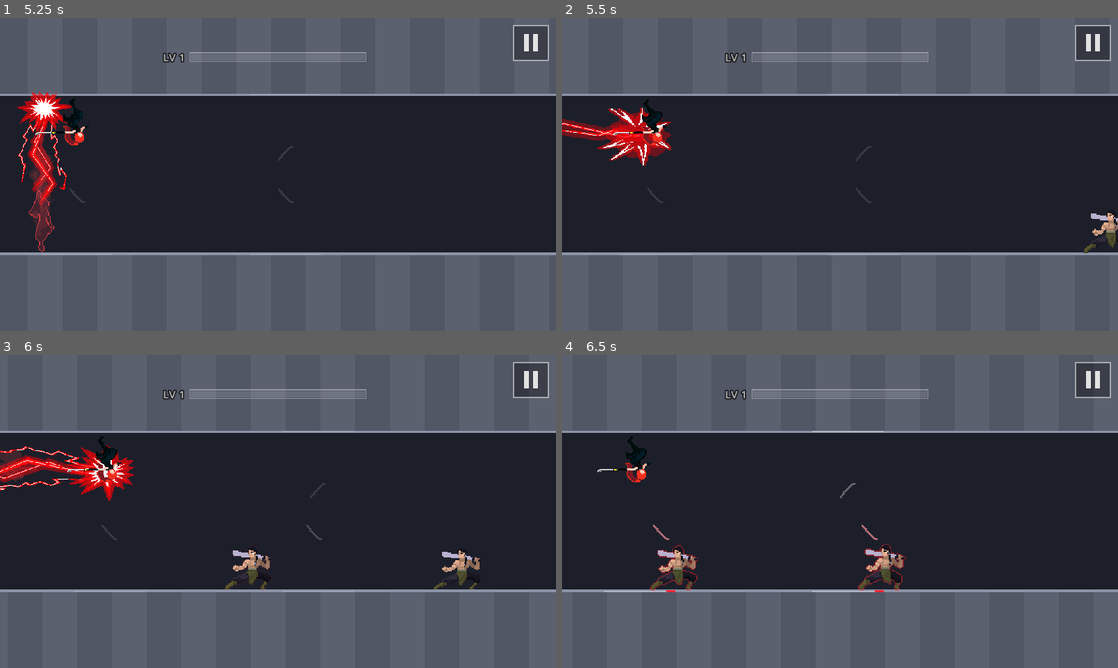
Above: before the commit, frames 1-4 (two rows, left to right).
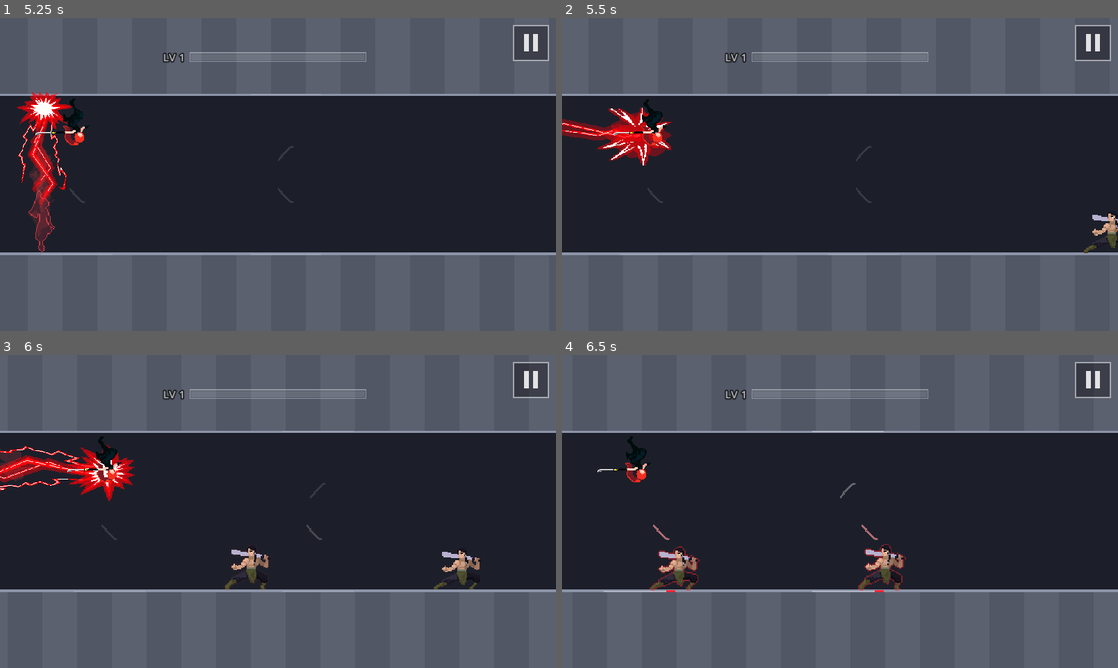
Above: after the commit, the same moments.

Repository: fredsbreads/game-off
Game: Godot game, scene res://scenes/main.tscn
The game is run twice, just before and just after one commit, with the same random seed, the same clock (stepped at 60 frames per second) and the same inputs. Sound files missing from this copy of the repository are replaced by a short silence.
Inputs (mouse positions are in pixels of both pictures, inside the frame that each line leads up to):
- Up to frame 1 (5.25 s): tap Enter at 0.5 s; move the mouse to (400, 158) at 0.52 s; hold K (tp_forward) 0.53-1.28 s; hold J (tp_vertical) 0.53-1.28 s; click (400, 158) at 0.67 s; move the mouse to (166, 190) at 1.27 s; tap Shift at 1.35 s; move the mouse to (333, 105) at 2.02 s; hold K (tp_forward) 2.03-3.53 s; tap N at 2.1, 4.35 s; move the mouse to (250, 237) at 2.77 s; tap J (tp_vertical) at 2.85 s; click (250, 237) at 2.92 s; move the mouse to (444, 221) at 3.52 s; hold Shift 3.53-4.28 s; move the mouse to (111, 127) at 4.27 s; move the mouse to (305, 174) at 5.02 s; hold J (tp_vertical) from 5.03 s (still down); click (305, 174) at 5.17 s
- Up to frame 2 (5.5 s): keep holding J (tp_vertical)
- Up to frame 3 (6 s): move the mouse to (194, 433) at 5.77 s; release J (tp_vertical) at 5.78 s; hold K (tp_forward) from 5.78 s (still down); tap Shift at 5.85 s
- Up to frame 4 (6.5 s): keep holding K (tp_forward)

Frame 1 is identical in both runs. In frame 2, 0.1% of the frame differs, in the area x 94-100%, y 61-75%; in frame 3, 0.2%; in frame 4, 0.4%, in the area x 16-60%, y 60-75%.

Commit message:
Level-up gap only from level 8 on; the knight swings his killing blow from a step away

Diff:
--- a/scripts/knight.gd
+++ b/scripts/knight.gd
@@ -23,7 +23,8 @@
 const K_DEATH_FPS := 14.0
 const K_ATTACK_FPS := 16.0
 const K_ATTACK_START := 2
-const KILL_SLASH_FRAME := 3         # "Attack2"'s big arc: held in the death freeze
+const KILL_SLASH_FRAME := 3
+const KILL_DISTANCE := 1.7          # tiles ahead of her he swings his killing blow from         # "Attack2"'s big arc: held in the death freeze
 const CLASH_FRAMES := [2, 3, 4, 5, 6]   # "Attack1" from the swing on
 const CLASH_TIME := 0.32            # seconds his clash swing (left where he was) plays
 const SLASH_OUTLINE := Color(0.35, 1.0, 0.45, 1.0)   # green outline while he swings
@@ -153,17 +154,18 @@
 ## Returns the spot he left (pixels, body centre).
 func pounce(her_x: float, her_row: int) -> Vector2:
 	var from := Vector2(tile_x * Rules.TILE, Rules.body_center_y(row))
-	tile_x = her_x + Rules.HIT_RADIUS * 0.9
 	row = her_row
-	_place()
-	slash()
+	slash(her_x)
 	return from
 
 
 ## The killing blow (she ran into him, or he teleported to her): "Attack2" on
 ## its big arc (that's what the death freeze holds), outlined green.
-func slash() -> void:
+func slash(her_x: float) -> void:
 	threat = false
+	# Far enough off that his arc lands on her rather than him standing in her.
+	tile_x = her_x + KILL_DISTANCE
+	_place()
 	if _sprite:
 		_sprite.play("kill")
 		_sprite.frame = KILL_SLASH_FRAME
--- a/scripts/level.gd
+++ b/scripts/level.gd
@@ -41,6 +41,7 @@
 ## are laid until it's decided: so the chain that levels you up is the last
 ## one at the old level, and the new level starts on a clear screen.
 var bar_room := INF
+const HOLD_FROM_LEVEL := Patterns.KNIGHT_DEBUT_LEVEL - 1
 var _held := false
 var _knight_intro_done := false   # level 9 opens with a knight alone, once
 var _cursor := RUNWAY_TILES        # where the next chain's first enemy goes
@@ -100,6 +101,10 @@
 ## True if the chains laid and not yet finished could, at best (every kill,
 ## a PERFECT), fill the rest of the bar.
 func _could_level_up() -> bool:
+	# Early levels flow straight into each other; from the level-up into the
+	# knight's debut on, each level starts on a clear screen.
+	if level < HOLD_FROM_LEVEL:
+		return false
 	var best := 0.0
 	for section in sections:
 		for e in section["enemies"]:
--- a/scripts/main.gd
+++ b/scripts/main.gd
@@ -582,7 +582,7 @@
 		if not (_press_x_set and player.cooldown == 0):
 			var k := touching[0] as Knight
 			if k:
-				k.slash()   # the same killing blow as when he teleports to her
+				k.slash(player.x)   # the same killing blow as when he teleports to her
 				_warn_sound.play(WARN_PEAK)
 				_die("knight", k)
 			else:
